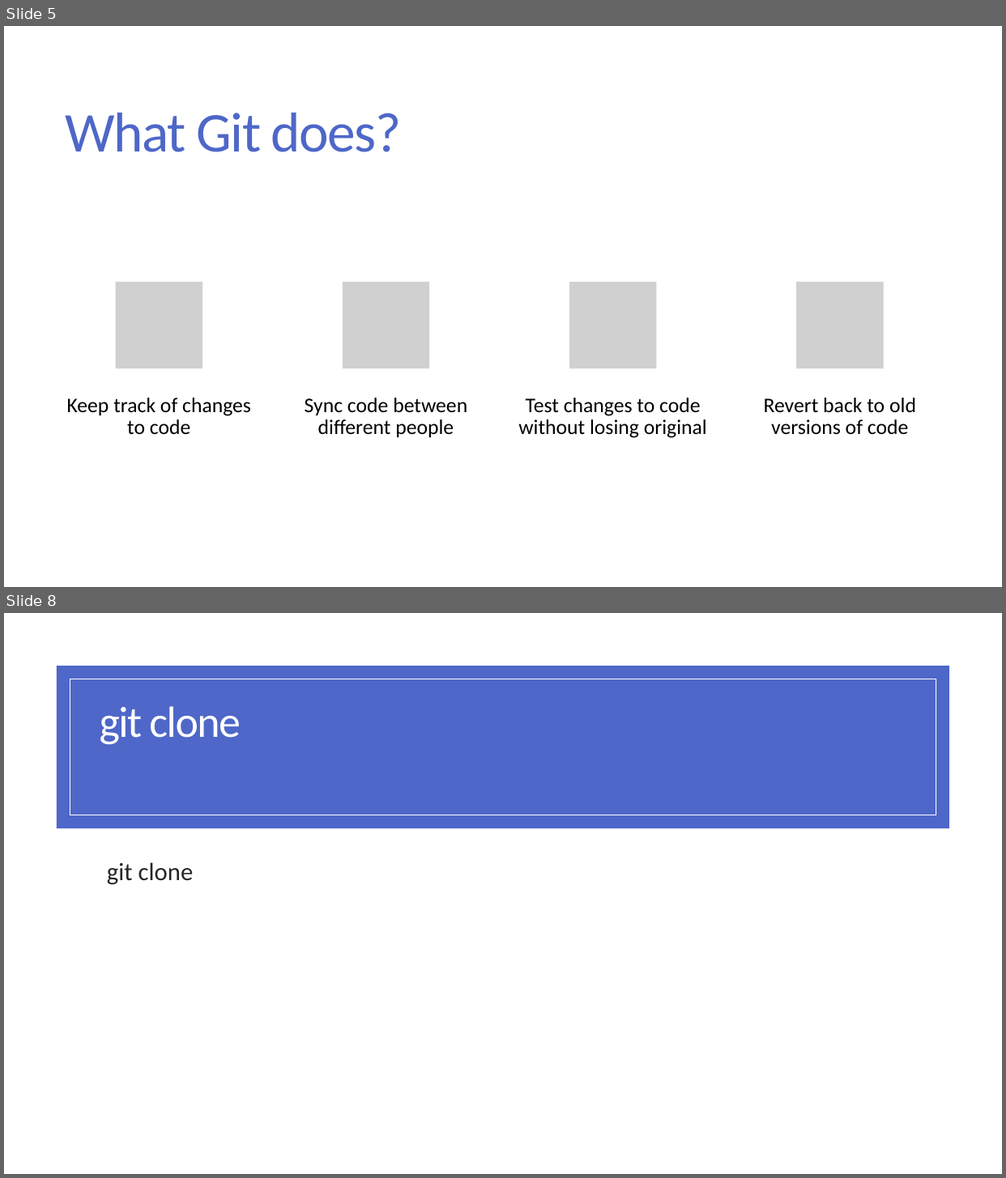
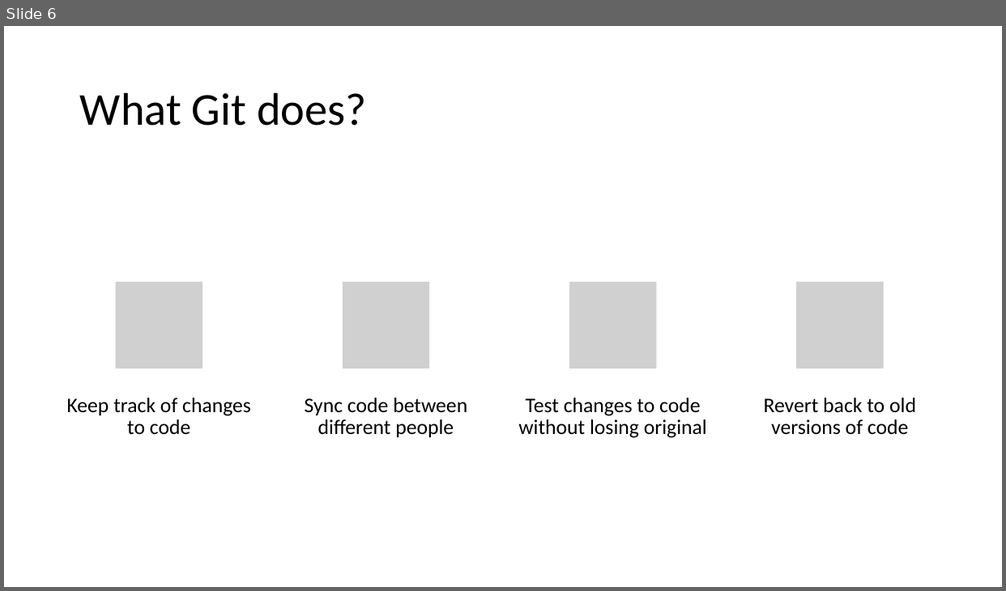
Before and after one commit to diwashrestha/program-and-talks, a slide deck: Working with git and GitHub/Working with Git and GitHub.pptx. Shown one above the other, each under a label of ours: slides 5 and 8 before the commit, slide 6 after it; the slides between them are not shown. The pictures are 1006x1178 and 1006x591 pixels, drawn with LibreOffice and Linux fonts; fonts in the diff are those of the drawing; grey boxes stand for pictures. Boxes give left, top, right and bottom in pixels: in the first picture for what was removed or moved away, otherwise in the second. Text is boxed around its words. In the diff, an @@ line names an element or a change of style, - is before the commit and + after.

```diff
--- a/Working with git and GitHub/Working with Git and GitHub.pptx
+++ b/Working with git and GitHub/Working with Git and GitHub.pptx
@@ slide 8 removed at [4,613,1002,1174], background #FFFFFF @@
@@ rectangle removed at [57,666,949,828] @@
@@ rectangle removed at [70,679,936,815] @@
@@ title removed at [100,706,241,745] @@
-git clone
@@ text removed at [107,862,194,885] @@
-  git clone
@@ what was slide 5 is now slide 6 @@
@@ slide 6 changed as well @@
@@ title "What Git does?": place and size @@
-title "What Git does?" at [66,113,402,152]
+title "What Git does?" at [80,92,367,126]
@@ title "What Git does?" at [80,92,367,126]: size 54 to 44 pt, text colour #4E67C8 to #000000, letter spacing -1.2 to 0 pt; line spacing 0.85 to 0.9 @@
```
Also in this commit, not shown: 12 other slides changed, 6 slides added, 2 other slides removed.
